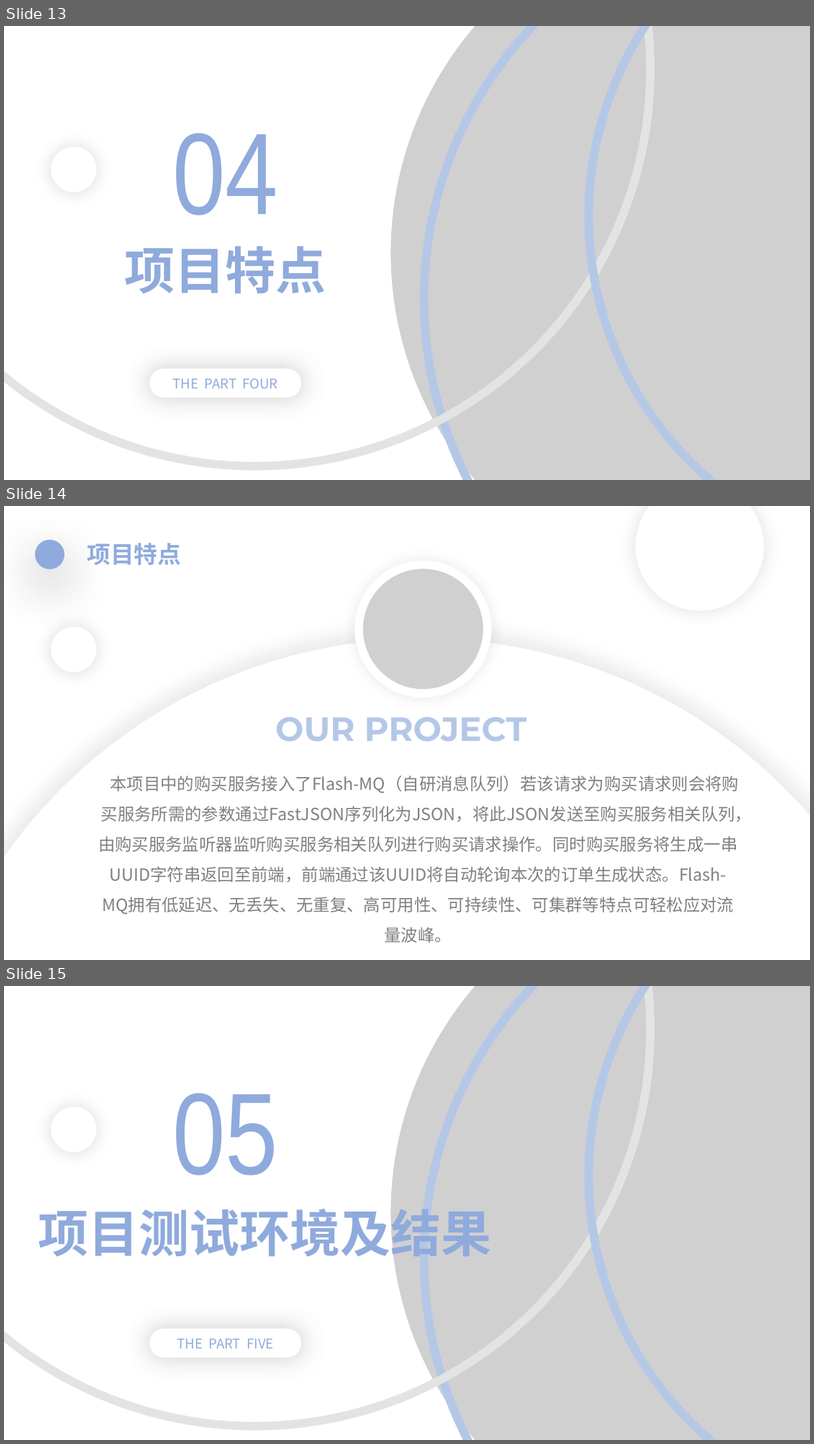
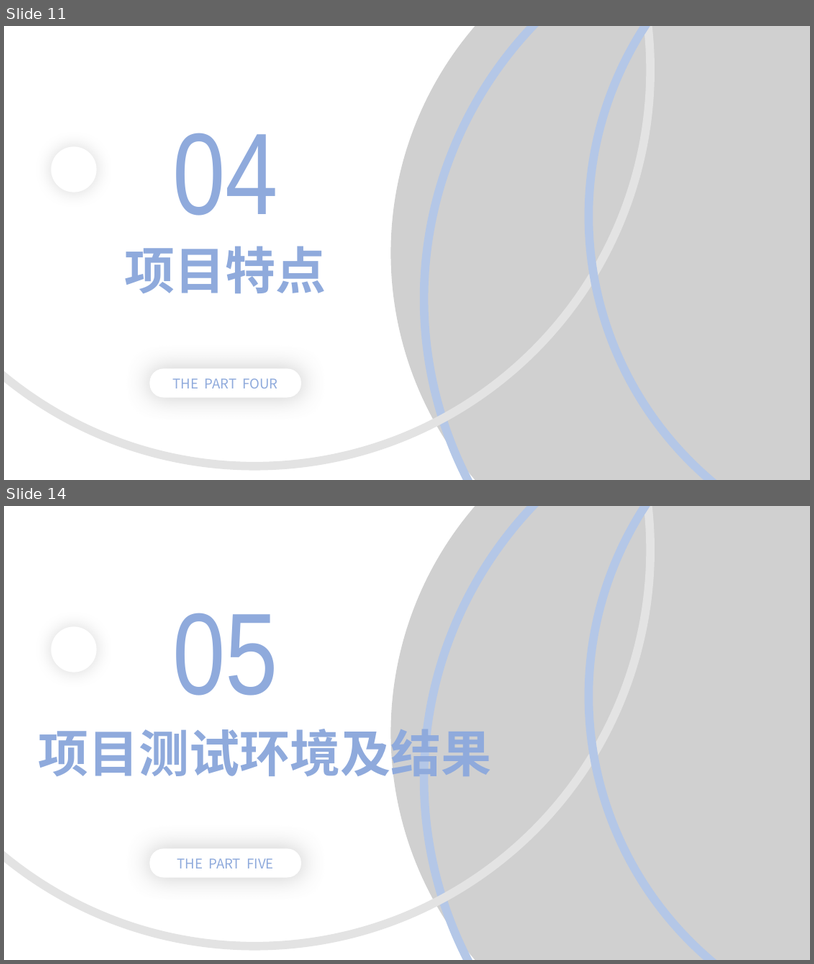
Before and after one commit to FlyRenxing/store-queue, a slide deck: doc/想不出商城介绍.pptx. Shown one above the other, each under a label of ours: slides 13, 14 and 15 before the commit, slides 11 and 14 after it; the slides between them are not shown. The pictures are 814x1444 and 814x964 pixels, drawn with LibreOffice and Linux fonts; fonts in the diff are those of the drawing; grey boxes stand for pictures. Boxes give left, top, right and bottom in pixels: in the first picture for what was removed or moved away, otherwise in the second. Text is boxed around its words. In the diff, an @@ line names an element or a change of style, - is before the commit and + after.

Commit message:
修改了ppt，添加了演示视频的项目介绍、项目特点、功能演示

```diff
--- a/doc/想不出商城介绍.pptx
+++ b/doc/想不出商城介绍.pptx
@@ slide 14 removed at (4, 506, 810, 960), background #FFFFFF @@
@@ ellipse removed at (635, 506, 764, 610) @@
@@ ellipse removed at (35, 540, 64, 569) @@
@@ text removed at (88, 543, 182, 565) @@
-项目特点
@@ picture removed at (359, 565, 488, 693) @@
@@ ellipse removed at (52, 626, 97, 672) @@
@@ ellipse removed at (4, 638, 810, 960) @@
@@ text removed at (275, 717, 527, 741) @@
-OUR PROJECT
@@ text removed at (98, 775, 752, 942) @@
-本项目中的购买服务接入了Flash-MQ（自研消息队列）若该请求为购买请求则会将购买服务所需的参数通过FastJSON序列化为JSON，将此JSON发送至购买服务相关队列，由购买服务监听器监听购买服务相关队列进行购买请求操作。同时购买服务将生成一串UUID字符串返回至前端，前端通过该UUID将自动轮询本次的订单生成状态。Flash-MQ拥有低延迟、无丢失、无重复、高可用性、可持续性、可集群等特点可轻松应对流量波峰。
@@ what was slide 13 is now slide 11 @@
@@ what was slide 15 is now slide 14 @@
```
Also in this commit, not shown: 6 slides changed, 1 slide added, 1 other slide removed, 4 other files.
